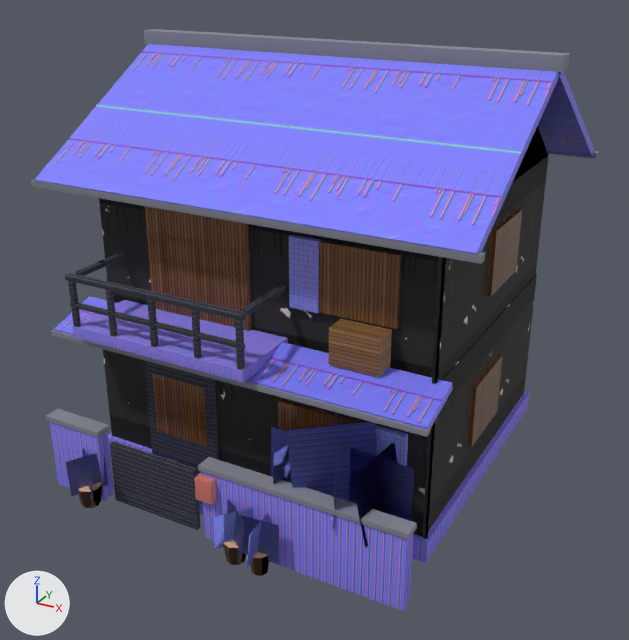
The glTF model assets/hd/tokyo_house_2f.glb, before and after one commit.
One viewpoint serves both versions: a camera (50 mm lens) standing at (7.68, -14.54, 9.84) and looking at (0.21, -0.95, 3.05). Lighting does not change. The marker at lower left points along +X, +Y and +Z. The picture after the commit comes second. Vertices at exactly the same position are counted once.

Objects in the first picture: 'tokyo_house_2f'.
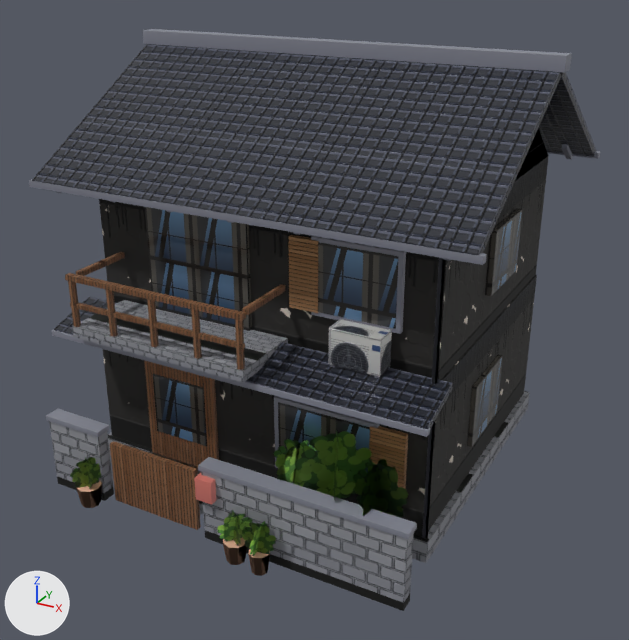
Location of each change, (x1, y1, x2, y2) in pixels of the pictures (629 x 640 px; the box of a moved part takes in the faces that stretch with it):
'tokyo_house_2f', surface changed, reshaped (blue to grey)
    before: (31, 29, 598, 611)
    after: (29, 29, 600, 611)
part 1 of me_mesh_0, moved or reshaped
    before: (34, 44, 560, 254)
    after: (32, 44, 563, 255)
part 2 of me_mesh_0, moved or reshaped
    before: (538, 72, 594, 157)
    after: (539, 72, 596, 157)
part 3 of me_mesh_0, added
    after: (29, 179, 487, 265)
part 4 of me_mesh_0, added
    after: (547, 151, 600, 159)
part 5 of me_mesh_0, added
    after: (143, 29, 572, 73)
part 6 of me_mesh_0, added
    after: (274, 396, 380, 468)
part 7 of me_mesh_0, added
    after: (311, 236, 406, 334)
part 8 of me_mesh_0, added
    after: (278, 402, 370, 473)
part 9 of me_mesh_0, added
    after: (318, 242, 399, 329)
part 10 of me_mesh_0, deleted (blue)
    before: (144, 29, 570, 72)
part 11 of me_mesh_0, deleted (brown)
    before: (319, 240, 402, 329)
part 12 of me_mesh_0, deleted (brown)
    before: (278, 399, 364, 432)
part 13 of me_mesh_0, built on (mostly hidden afterwards)
    before: (31, 151, 598, 264)
    after: (57, 144, 572, 247)
part 14 of me_mesh_0, recoloured
    both: (50, 128, 549, 611)

What changed in the scene script:
```text
Change img_image_3:
    img_image_3: load_image('Image_3', '_unpacked/Image_3', 256, 256, 'sRGB') -> load_image('Image_3', '_unpacked/Image_3', 256, 256, 'Non-Color')
Change img_image_7:
    img_image_7: load_image('Image_7', '_unpacked/Image_7', 256, 256, 'sRGB') -> load_image('Image_7', '_unpacked/Image_7', 256, 256, 'Non-Color')
Change mat_kawara:
    where n0 = _N.new('ShaderNodeBsdfPrincipled'); n0.name = 'Principled BSDF'
    n0.inputs[1].default_value: 0.08 -> 0.1  # 'Metallic'
    n0.inputs[2].default_value: 0.46 -> 0.42  # 'Roughness'
    where n4 = _N.new('ShaderNodeTexImage'); n4.name = 'Image Texture'
    n4.image: img_image_1 -> img_image_2
    add n5 = _N.new('ShaderNodeNormalMap'); n5.name = 'Normal Map'
    add n5.uv_map = 'UVMap'
    add n6 = _N.new('ShaderNodeTexImage'); n6.name = 'Image Texture.001'
    add n6.image = img_image_3
    add _L.new(n5.outputs[0], n0.inputs[5])  # 'Normal' to 'Normal'
    add _L.new(n6.outputs[0], n5.inputs[1])  # 'Color' to 'Color'
Change mat_amado:
    where n0 = _N.new('ShaderNodeBsdfPrincipled'); n0.name = 'Principled BSDF'
    n0.inputs[2].default_value: 0.72 -> 0.7  # 'Roughness'
    where n4 = _N.new('ShaderNodeTexImage'); n4.name = 'Image Texture'
    n4.image: img_image_3 -> img_image_6
    add n5 = _N.new('ShaderNodeNormalMap'); n5.name = 'Normal Map'
    add n5.uv_map = 'UVMap'
    add n6 = _N.new('ShaderNodeTexImage'); n6.name = 'Image Texture.001'
    add n6.image = img_image_7
    add _L.new(n5.outputs[0], n0.inputs[5])  # 'Normal' to 'Normal'
    add _L.new(n6.outputs[0], n5.inputs[1])  # 'Color' to 'Color'
Change mat_window_glass:
    where n0 = _N.new('ShaderNodeBsdfPrincipled'); n0.name = 'Principled BSDF'
    n0.inputs[1].default_value: 0.22 -> 0.28  # 'Metallic'
    n0.inputs[2].default_value: 0.14 -> 0.1  # 'Roughness'
    where n4 = _N.new('ShaderNodeTexImage'); n4.name = 'Image Texture'
    n4.image: img_image_4 -> img_image_8
Change mat_cinderblock:
    where n4 = _N.new('ShaderNodeTexImage'); n4.name = 'Image Texture'
    n4.image: img_image_5 -> img_image_9
    add n5 = _N.new('ShaderNodeNormalMap'); n5.name = 'Normal Map'
    add n5.uv_map = 'UVMap'
    add n6 = _N.new('ShaderNodeTexImage'); n6.name = 'Image Texture.001'
    add n6.image = img_image_10
    where n0 = _N.new('ShaderNodeBsdfPrincipled'); n0.name = 'Principled BSDF'
    add _L.new(n5.outputs[0], n0.inputs[5])  # 'Normal' to 'Normal'
    add _L.new(n6.outputs[0], n5.inputs[1])  # 'Color' to 'Color'
Change mat_ac_unit:
    where n0 = _N.new('ShaderNodeBsdfPrincipled'); n0.name = 'Principled BSDF'
    n0.inputs[1].default_value: 0.25 -> 0.28  # 'Metallic'
    n0.inputs[2].default_value: 0.42 -> 0.4  # 'Roughness'
    where n4 = _N.new('ShaderNodeTexImage'); n4.name = 'Image Texture'
    n4.image: img_image_6 -> img_image_11
    add n5 = _N.new('ShaderNodeNormalMap'); n5.name = 'Normal Map'
    add n5.uv_map = 'UVMap'
    add n6 = _N.new('ShaderNodeTexImage'); n6.name = 'Image Texture.001'
    add n6.image = img_image_12
    add _L.new(n5.outputs[0], n0.inputs[5])  # 'Normal' to 'Normal'
    add _L.new(n6.outputs[0], n5.inputs[1])  # 'Color' to 'Color'
Change mat_garden_leaf:
    where n0 = _N.new('ShaderNodeBsdfPrincipled'); n0.name = 'Principled BSDF'
    n0.inputs[2].default_value: 0.72 -> 0.7  # 'Roughness'
    where n7 = _N.new('ShaderNodeTexImage'); n7.name = 'Image Texture'
    n7.image: img_image_7 -> img_image_13
Change me_mesh_0:
    remove me_mesh_0.from_pydata(...)  # 462 vertices, 632 faces; spans x -4.23..4.23, y -4.94..3.78, z 0.0..8.12
    add me_mesh_0.from_pydata(...)  # 590 vertices, 824 faces; spans x -4.26..4.26, y -4.94..3.81, z 0.0..8.12
    me_mesh_0 part 1: the loose piece of 8 vertices spanning x -4.14..4.14, y -3.48..0.26, z 5.71..7.98 is scaled about the mesh origin by (1.01, 1.01, 1)
    me_mesh_0 part 2: the loose piece of 8 vertices spanning x -4.14..4.14, y 0.04..3.78, z 5.71..7.98 is scaled about the mesh origin by (1.01, 1.01, 1)
    me_mesh_0 part 3: a new loose piece, a box spanning x -4.26..4.26, y -3.51..-3.37, z 5.71..5.83, in mat_trim_dark
    me_mesh_0 part 4: a new loose piece, a box spanning x -4.26..4.26, y 3.67..3.81, z 5.71..5.83, in mat_trim_dark
    me_mesh_0 part 5: a new loose piece, a box spanning x -4.26..4.26, y -0.02..0.32, z 7.86..8.12, in mat_trim_dark
    me_mesh_0 part 6: a new loose piece, a box spanning x 0.55..2.55, y -3.05..-2.91, z 0.99..2.45, in mat_trim_dark
    me_mesh_0 part 7: a new loose piece, a box spanning x 1.14..2.76, y -2.75..-2.61, z 4.03..5.41, in mat_trim_dark
    me_mesh_0 part 8: a new loose piece, a box spanning x 0.64..2.46, y -3.06..-2.98, z 1.07..2.37, in mat_window_glass
    me_mesh_0 part 9: a new loose piece, a box spanning x 1.22..2.68, y -2.76..-2.68, z 4.11..5.33, in mat_window_glass
    me_mesh_0 part 10: the loose piece of 8 vertices spanning x -4.23..4.23, y -0.02..0.32, z 7.86..8.12 is deleted
    me_mesh_0 part 11: the loose piece of 8 vertices spanning x 1.21..2.69, y -2.74..-2.62, z 4.1..5.34 is deleted
    me_mesh_0 part 12: the loose piece of 8 vertices spanning x 0.62..2.47, y -3.04..-2.92, z 1.06..2.38 is deleted
    me_mesh_0 part 13
    16 vertices are removed from x -4.23..4.23, y -3.48..3.78, z 5.71..5.83
    24 faces are deleted
    52 vertices are added at x -3.73..3.62, y -3.44..3.74, z 5.64..6.08
    44 new vertices lie (0.11, 0.0, 0.0) away from vertices in x -3.73..3.62, y -3.44..3.74, z 5.64..6.08
    8 new vertices lie (0.1, 0.0, 0.0) away from vertices in x -0.05, y -3.44..3.74, z 5.64..6.08
    156 new faces join them, mat_trim_dark
    me_mesh_0 part 14: 260 kept faces spanning x -3.75..3.75, y -4.77..3.05, z 0.0..7.87 get new vertex colours; the middle colour goes from white #f1f1f4 to white #efeff3
    other edits to the shape of me_mesh_0 do not show in these pictures
```
